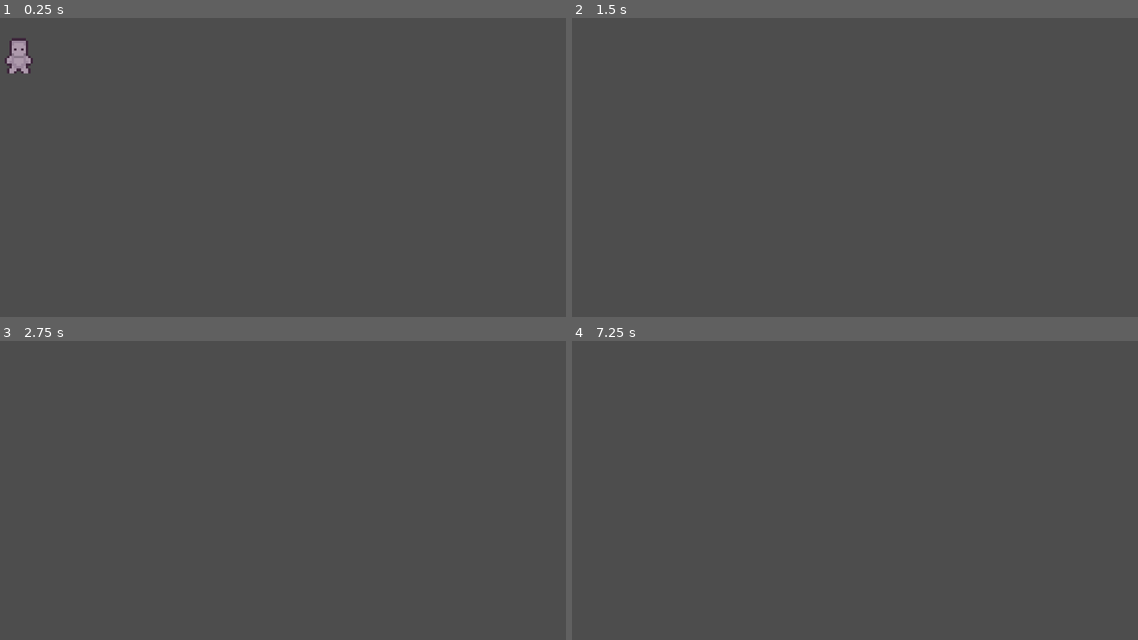
Above: before the commit, frames 1-4 (two rows, left to right).
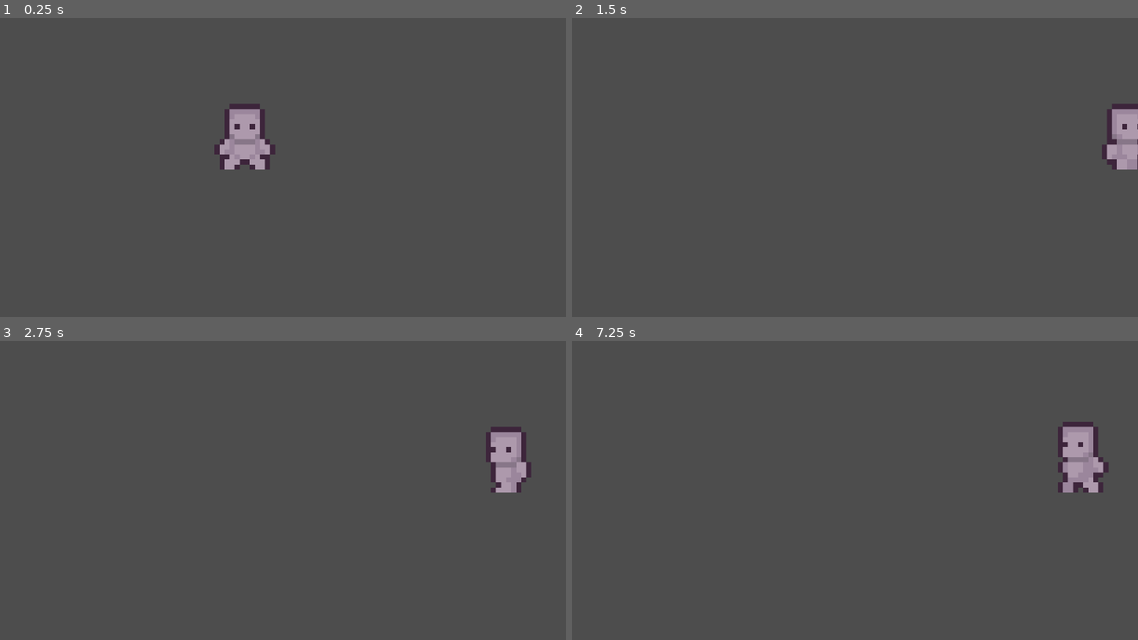
Above: after the commit, the same moments.

Repository: dddddakari/purgency
Game: Godot game, scene res://scene/game.tscn
Same seed, same stepped clock (60 frames per second), same inputs: the game is played once before the commit and once after it. Before the commit the project starts from res://entities/player/player.tscn.
Inputs:
- Up to frame 1 (0.25 s): no input
- Up to frame 2 (1.5 s): tap Enter (ui_accept) at 0.5, 0.6, 0.77, 1.07, 1.35 s; hold Right (ui_right) from 0.53 s (still down)
- Up to frame 3 (2.75 s): tap Enter (ui_accept) at 1.52, 1.82, 2, 2.1 s; release Right (ui_right) at 2.03 s; hold Left (ui_left) from 2.03 s (still down)
- Up to frame 4 (7.25 s): release Left (ui_left) at 2.78 s; hold Right (ui_right) 2.78-4.28 s; tap Enter (ui_accept) at 2.85, 3.02, 3.32, 3.5, 3.6, 3.77, 4.07, 4.25, 4.35, 4.52, 4.82, 5, 5.1, 5.75, 5.85, 6.02, 6.32, 6.6, 6.77, 7.07 s; hold Left (ui_left) 4.28-5.03 s; hold Right (ui_right) 5.03-5.78 s; hold Left (ui_left) from 5.78 s (still down)

The runs differ from the first frame. In frame 1, 2.2% of the frame differs, in the area x 0-49%, y 6-51%; in frame 2, 1.2%; in frame 3, 1.4%; in frame 4, 1.7%.

Commit message:
Idle + walking  + animated sprites when walking
I FIGURED IT OUT!! Sprite will now walk in different directions freely without falling off map and also animated sprite of each direction functions.

Diff:
--- a/purgency-/entities/player/player.gd
+++ b/purgency-/entities/player/player.gd
@@ -1,25 +1,65 @@
 extends CharacterBody2D
 
+const SPEED = 300
+var current_dir = "none"
 
-const SPEED = 300.0
-const JUMP_VELOCITY = -600.0
+func _physics_process(delta):
+	player_movement(delta)
 
+func player_movement(delta):
 
-func _physics_process(delta: float) -> void:
-	# Add the gravity.
-	if not is_on_floor():
-		velocity += get_gravity() * delta
-
-	# Handle jump.
-	if Input.is_action_just_pressed("ui_accept") and is_on_floor():
-		velocity.y = JUMP_VELOCITY
-
-	# Get the input direction and handle the movement/deceleration.
-	# As good practice, you should replace UI actions with custom gameplay actions.
-	var direction := Input.get_axis("ui_left", "ui_right")
-	if direction:
-		velocity.x = direction * SPEED
+	if Input.is_action_pressed("ui_right"):
+		current_dir = "right"
+		play_anim(1)
+		velocity.x = SPEED
+		velocity.y = 0
+	elif Input.is_action_pressed("ui_left"):
+		current_dir = "left"
+		play_anim(1)
+		velocity.x = -SPEED
+		velocity.y = 0
+	elif Input.is_action_pressed("ui_down"):
+		current_dir = "down"
+		play_anim(1)
+		velocity.y = SPEED
+		velocity.x = 0
+	elif Input.is_action_pressed("ui_up"):
+		current_dir = "up"
+		play_anim(1)
+		velocity.y = -SPEED
+		velocity.x = 0
 	else:
-		velocity.x = move_toward(velocity.x, 0, SPEED)
+		play_anim(0)
+		velocity.x = 0
+		velocity.y = 0
 
 	move_and_slide()
+
+func play_anim(movement):
+	var dir = current_dir
+	var anim = $Sprite2D
+
+	if dir == "right":
+		anim.flip_h = true
+		if movement == 1:
+			anim.play("walking_left")
+		elif movement == 0:
+			anim.play("to_the_side")
+	elif dir == "left":
+		anim.flip_h = false
+		if movement == 1:
+			anim.play("walking_left")
+		elif movement == 0:
+			anim.play("to_the_side")
+	elif dir == "up":
+		anim.flip_h = false
+		if movement == 1:
+			anim.play("walking_back")
+		elif movement == 0:
+			anim.play("back_idle")
+	elif dir == "down":
+		anim.flip_h = false
+		if movement == 1:
+			anim.play("walking")
+		elif movement == 0:
+			anim.play("default")
--- a/purgency-/entities/player/player.tscn
+++ b/purgency-/entities/player/player.tscn
@@ -1,7 +1,15 @@
-[gd_scene load_steps=34 format=3 uid="uid://dqm0mk3hhq2c0"]
-
-[ext_resource type="Script" uid="uid://cb1lvfarc3j8s" path="res://entities/player/player.gd" id="1_abrql"]
+[gd_scene load_steps=36 format=3 uid="uid://dqm0mk3hhq2c0"]
+
+[ext_resource type="Script" uid="uid://cy136o77vv0xn" path="res://entities/player/player.gd" id="1_abrql"]
 [ext_resource type="Texture2D" uid="uid://cs0ppsqod3klo" path="res://entities/player/Prototype_Character.png" id="1_symyc"]
+
+[sub_resource type="AtlasTexture" id="AtlasTexture_abrql"]
+atlas = ExtResource("1_symyc")
+region = Rect2(0, 64, 32, 32)
+
+[sub_resource type="AtlasTexture" id="AtlasTexture_vewsg"]
+atlas = ExtResource("1_symyc")
+region = Rect2(32, 64, 32, 32)
 
 [sub_resource type="AtlasTexture" id="AtlasTexture_sglur"]
 atlas = ExtResource("1_symyc")
@@ -123,6 +131,17 @@
 animations = [{
 "frames": [{
 "duration": 1.0,
+"texture": SubResource("AtlasTexture_abrql")
+}, {
+"duration": 1.0,
+"texture": SubResource("AtlasTexture_vewsg")
+}],
+"loop": true,
+"name": &"back_idle",
+"speed": 5.0
+}, {
+"frames": [{
+"duration": 1.0,
 "texture": SubResource("AtlasTexture_sglur")
 }, {
 "duration": 1.0,
@@ -252,37 +271,20 @@
 "loop": true,
 "name": &"walking_left",
 "speed": 5.0
-}, {
-"frames": [{
-"duration": 1.0,
-"texture": SubResource("AtlasTexture_wq0jh")
-}, {
-"duration": 1.0,
-"texture": SubResource("AtlasTexture_gt4e4")
-}, {
-"duration": 1.0,
-"texture": SubResource("AtlasTexture_24ehl")
-}, {
-"duration": 1.0,
-"texture": SubResource("AtlasTexture_bwdx1")
-}],
-"loop": true,
-"name": &"walking_right",
-"speed": 5.0
 }]
 
-[sub_resource type="RectangleShape2D" id="RectangleShape2D_abrql"]
-size = Vector2(34, 62)
+[sub_resource type="CircleShape2D" id="CircleShape2D_abrql"]
+radius = 16.0
 
 [node name="Player" type="CharacterBody2D"]
 script = ExtResource("1_abrql")
 
 [node name="Sprite2D" type="AnimatedSprite2D" parent="."]
-position = Vector2(147, 139)
-scale = Vector2(4.375, 4.65625)
+position = Vector2(4.54747e-13, -8)
+scale = Vector2(-4.63982, 4.64844)
 sprite_frames = SubResource("SpriteFrames_vewsg")
-frame_progress = 0.237084
+autoplay = "default"
 
 [node name="CollisionShape2D" type="CollisionShape2D" parent="."]
-position = Vector2(147, 141)
-shape = SubResource("RectangleShape2D_abrql")
+position = Vector2(0, 2)
+shape = SubResource("CircleShape2D_abrql")
--- a/purgency-/project.godot
+++ b/purgency-/project.godot
@@ -11,7 +11,7 @@
 [application]
 
 config/name="purgency"
-run/main_scene="uid://dqm0mk3hhq2c0"
+run/main_scene="uid://dj7mfq1y2obwy"
 config/features=PackedStringArray("4.4", "Forward Plus")
 config/icon="res://icon.svg"
 
--- a/purgency-/purgency.tscn
+++ /dev/null
@@ -1,27 +0,0 @@
-[gd_scene load_steps=4 format=3 uid="uid://bh742jefp6nhe"]
-
-[ext_resource type="Texture2D" uid="uid://mwec5xm8pk2j" path="res://floor_house_2.png" id="1_n8cfa"]
-[ext_resource type="PackedScene" uid="uid://dqm0mk3hhq2c0" path="res://entities/player/player.tscn" id="2_n8cfa"]
-
-[sub_resource type="RectangleShape2D" id="RectangleShape2D_n8cfa"]
-size = Vector2(95.3334, 18.0549)
-
-[node name="Node2D" type="Node2D"]
-
-[node name="FloorHouse2" type="Sprite2D" parent="."]
-physics_interpolation_mode = 1
-position = Vector2(572, 330)
-scale = Vector2(11.9531, 6.82812)
-texture = ExtResource("1_n8cfa")
-
-[node name="StaticBody2D" type="StaticBody2D" parent="FloorHouse2"]
-position = Vector2(-47.8536, -48.3295)
-scale = Vector2(0.0836601, 0.146453)
-
-[node name="CollisionShape2D" type="CollisionShape2D" parent="FloorHouse2/StaticBody2D"]
-position = Vector2(573.234, 591.641)
-scale = Vector2(11.9531, 6.82813)
-shape = SubResource("RectangleShape2D_n8cfa")
-
-[node name="Player" parent="." instance=ExtResource("2_n8cfa")]
-position = Vector2(16, -6)
--- /dev/null
+++ b/purgency-/scene/game.tscn
@@ -0,0 +1,13 @@
+[gd_scene load_steps=2 format=3 uid="uid://dj7mfq1y2obwy"]
+
+[ext_resource type="PackedScene" uid="uid://dqm0mk3hhq2c0" path="res://entities/player/player.tscn" id="1_5kiuu"]
+
+[node name="game" type="Node2D"]
+position = Vector2(-494, -300)
+
+[node name="Player" parent="." instance=ExtResource("1_5kiuu")]
+position = Vector2(936, 560)
+
+[node name="Camera2D" type="Camera2D" parent="."]
+position = Vector2(943, 558)
+zoom = Vector2(2, 2)
Not shown, changed: purgency-/entities/player/player.gd.uid
Binary file removed: purgency-/floor_house_2.png
Not shown, removed: purgency-/floor_house_2.png.import
